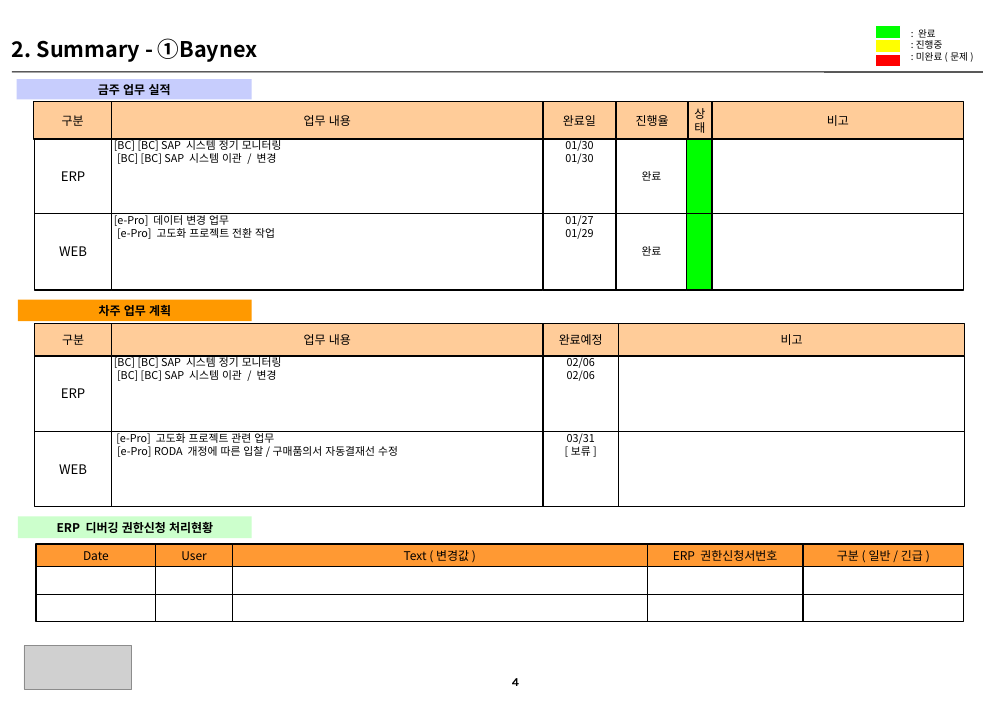
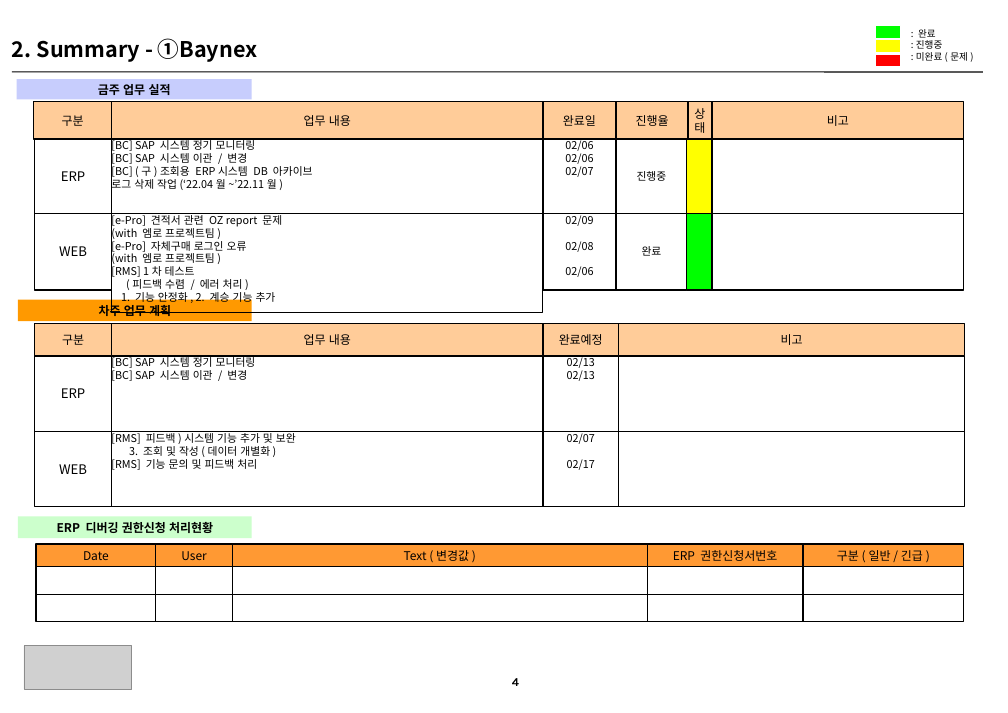
Before and after one commit to HywuLeeJiEun/RMS, a slide deck: slide 1 of src/main/webapp/WEB-INF/Files/요약본_sample.pptx. Drawn at 1008x713 pixels with LibreOffice and Linux fonts; fonts in the diff are those of the drawing; grey boxes stand for pictures. Boxes give left, top, right and bottom in pixels: in the first picture for what was removed or moved away, otherwise in the second. Text is boxed around its words. In the diff, an @@ line names an element or a change of style, - is before the commit and + after.

Commit message:
[2023-02-20] RMS(v2.1)-2023-02-20 (주간보고 제한 및 pptx 출력 변경)

```diff
--- a/src/main/webapp/WEB-INF/Files/요약본_sample.pptx
+++ b/src/main/webapp/WEB-INF/Files/요약본_sample.pptx
@@ text in rectangle at (111, 138, 313, 192): text changed @@
-[BC] [BC] SAP 시스템 정기 모니터링
-[BC] [BC] SAP 시스템 이관 / 변경
+[BC] SAP 시스템 정기 모니터링
+[BC] SAP 시스템 이관 / 변경
+[BC] (구)조회용 ERP시스템 DB 아카이브
+로그 삭제 작업(‘22.04월~’22.11월)
@@ text in rectangle at (565, 138, 593, 177): text changed @@
-01/30
-01/30
+02/06
+02/06
+02/07
@@ rectangle at (687, 139, 712, 213): fill #00FF00 to #FFFF00 @@
@@ text in rectangle at (637, 171, 667, 181): text changed @@
-완료
+진행중
@@ rectangle removed at (111, 213, 543, 290) @@
-[e-Pro] 데이터 변경 업무
-[e-Pro] 고도화 프로젝트 전환 작업
@@ rectangle added at (111, 213, 543, 312), outline #000000 1 pt, 9 pt, text #000000 @@
+[e-Pro] 견적서 관련 OZ report 문제
+(with 엠로 프로젝트팀)
+[e-Pro] 자체구매 로그인 오류
+(with 엠로 프로젝트팀)
+[RMS] 1차 테스트
+(피드백 수렴 / 에러 처리)
+1. 기능 안정화, 2. 계승 기능 추가
@@ text in rectangle at (565, 213, 593, 277): text changed @@
-01/27
-01/29
+02/09
+02/08
+02/06
@@ text in rectangle at (111, 355, 256, 383): text changed @@
-[BC] [BC] SAP 시스템 정기 모니터링
-[BC] [BC] SAP 시스템 이관 / 변경
+[BC] SAP 시스템 정기 모니터링
+[BC] SAP 시스템 이관 / 변경
@@ text in rectangle at (567, 355, 595, 381): text changed @@
-02/06
-02/06
+02/13
+02/13
@@ text in rectangle at (111, 431, 296, 472): text changed @@
-[e-Pro] 고도화 프로젝트 관련 업무
-[e-Pro] RODA 개정에 따른 입찰/구매품의서 자동결재선 수정
+[RMS] 피드백)시스템 기능 추가 및 보완
+3. 조회 및 작성(데이터 개별화)
+[RMS] 기능 문의 및 피드백 처리
@@ text in rectangle at (567, 431, 595, 470): text changed @@
-03/31
-[보류]
+02/07
+02/17
```
Also in this commit, not shown: 50 other files.
